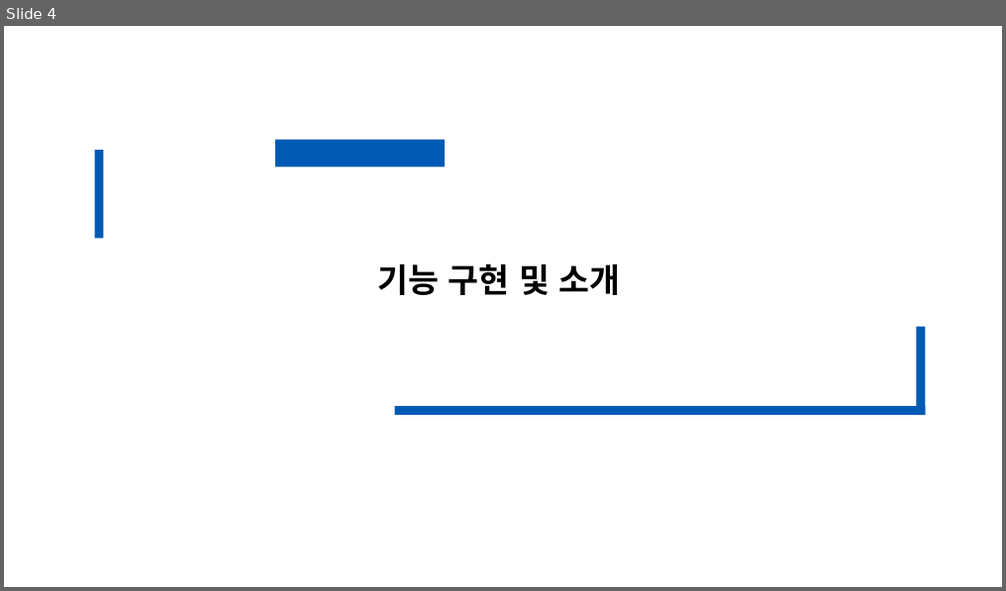
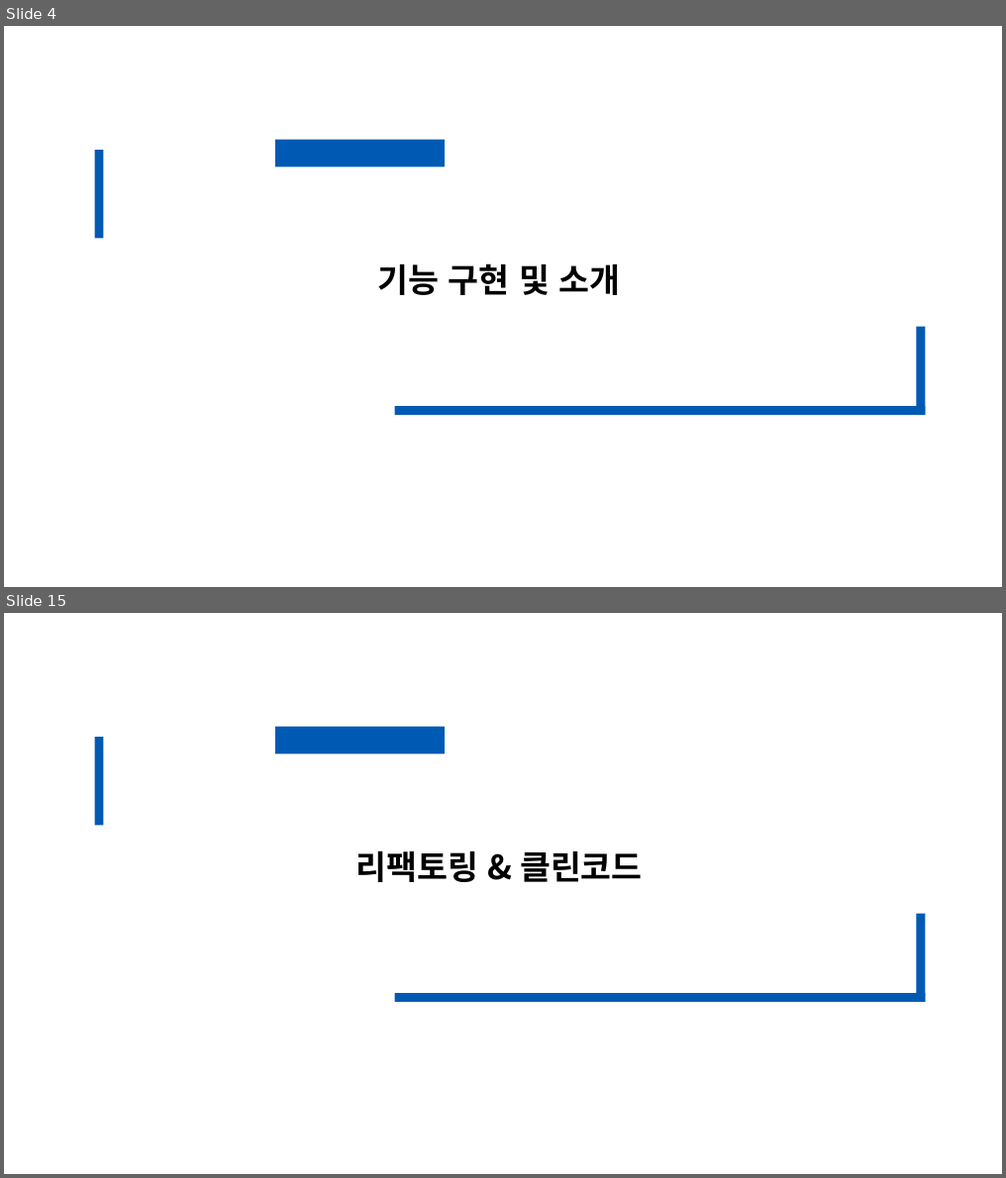
Before and after one commit to seungjun611/CRA_TeamProject_SSD, a slide deck: TeamProjectPPT.pptx. Shown one above the other, each under a label of ours: slide 4 before the commit, slides 4 and 15 after it; the slides between them are not shown. The pictures are 1006x591 and 1006x1178 pixels, drawn with LibreOffice and Linux fonts; fonts in the diff are those of the drawing. Boxes give left, top, right and bottom in pixels: in the first picture for what was removed or moved away, otherwise in the second. Text is boxed around its words. In the diff, an @@ line names an element or a change of style, - is before the commit and + after.

```diff
--- a/TeamProjectPPT.pptx
+++ b/TeamProjectPPT.pptx
@@ slide 15 added at [4,613,1002,1174], background #FFFFFF; not listed: 4 template elements that a slide beside it also shows @@
@@ text added at [355,851,643,882], 32 pt, text #000000, bold @@
+리팩토링 & 클린코드
```
Also in this commit, not shown: 13 other slides added, 3 slides removed.
